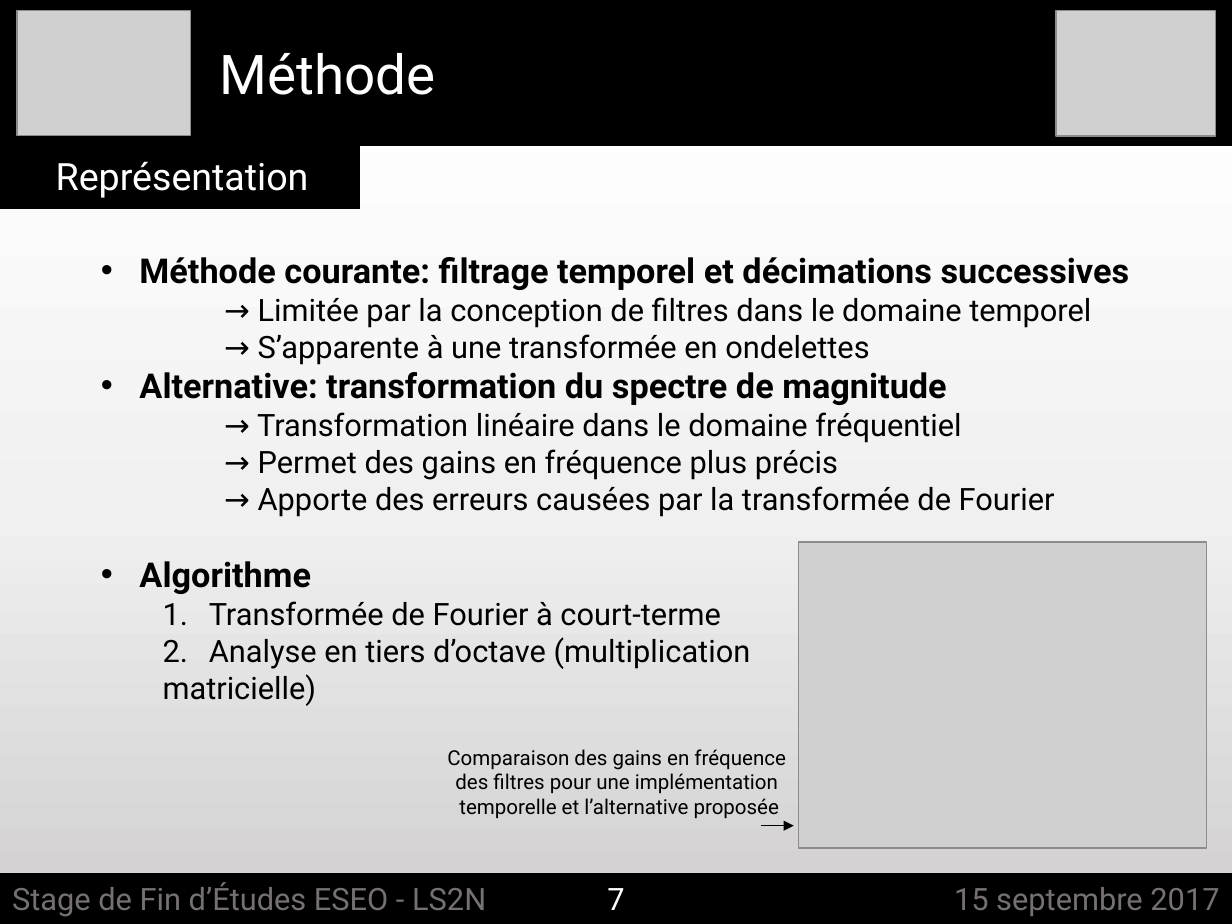
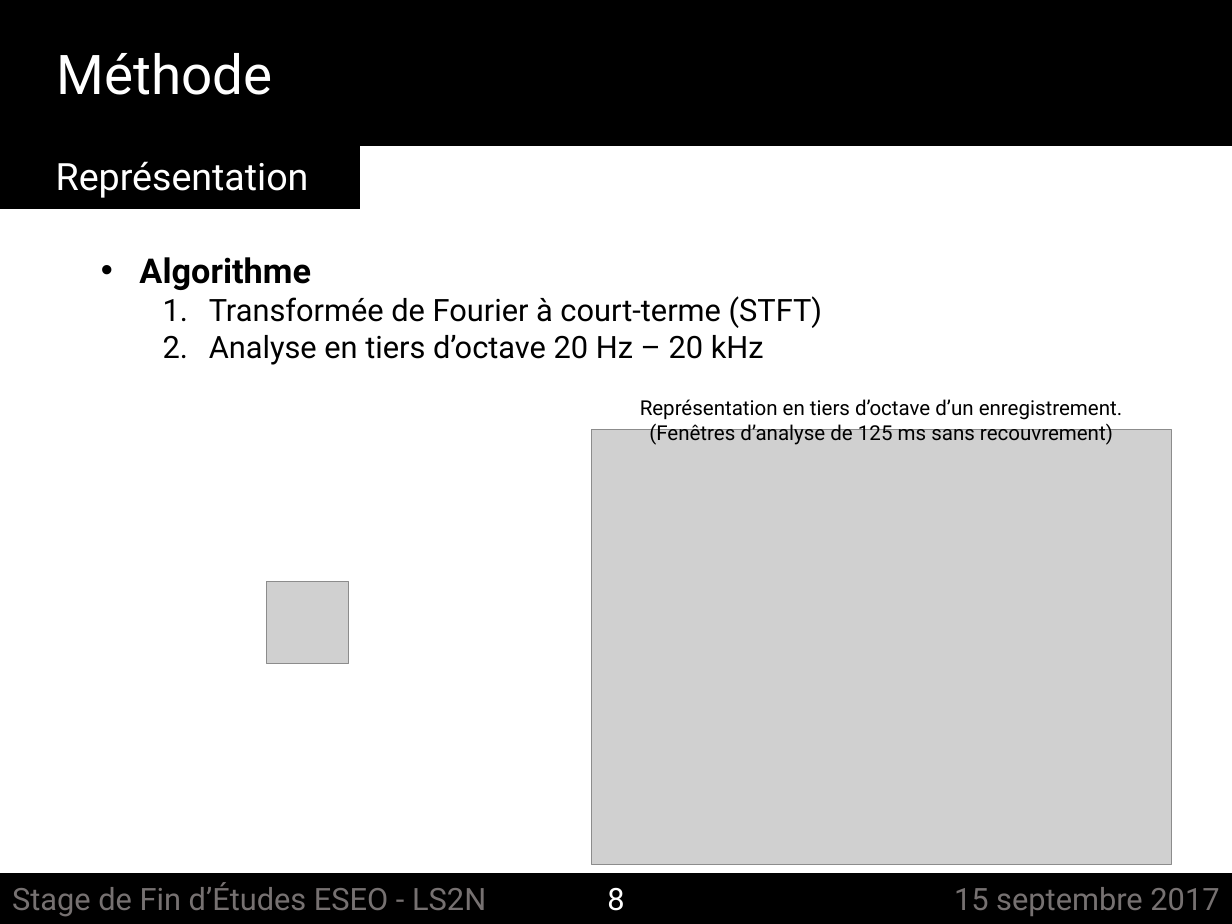
Before and after one commit to felixgontier/int-report, a slide deck: slide 8 of Soutenance_ESEO.pptx (slide 7 before the commit). Drawn at 1232x924 pixels with LibreOffice and Linux fonts; fonts in the diff are those of the drawing; grey boxes stand for pictures. Boxes give left, top, right and bottom in pixels: in the first picture for what was removed or moved away, otherwise in the second. Text is boxed around its words. In the diff, an @@ line names an element or a change of style, - is before the commit and + after.

Commit message:
Presentation update

```diff
--- a/Soutenance_ESEO.pptx
+++ b/Soutenance_ESEO.pptx
@@ background gradient #FFFFFF to #F0F0F0 to #D0CECE to #FFFFFF @@
@@ picture removed at [17,11,191,136] @@
@@ picture removed at [1056,11,1215,137] @@
@@ text "Méthode": place and size @@
-text "Méthode" at [219,53,435,95]
+text "Méthode" at [57,53,273,95]
@@ text at [139,257,1130,517]: paragraphs removed @@
-• Méthode courante: filtrage temporel et décimations successives
-→ Limitée par la conception de filtres dans le domaine temporel
-→ S’apparente à une transformée en ondelettes
-• Alternative: transformation du spectre de magnitude
-→ Transformation linéaire dans le domaine fréquentiel
-→ Permet des gains en fréquence plus précis
-→ Apporte des erreurs causées par la transformée de Fourier
@@ text at [209,296,823,365]: text changed @@
-  1. Transformée de Fourier à court-terme
-  2. Analyse en tiers d’octave (multiplication
-  matricielle)
+  1. Transformée de Fourier à court-terme (STFT)
+  2. Analyse en tiers d’octave 20 Hz – 20 kHz
@@ text added at [640,399,1122,445], 12 pt, text #000000 @@
+Représentation en tiers d’octave d’un enregistrement.
+(Fenêtres d’analyse de 125 ms sans recouvrement)
@@ picture added at [591,429,1172,864] @@
@@ picture removed at [798,542,1206,848] @@
@@ picture added at [266,582,349,664] @@
@@ text removed at [447,749,785,818] @@
-Comparaison des gains en fréquence
-des filtres pour une implémentation
-temporelle et l’alternative proposée
@@ arrow removed from (761, 825) to (793, 825) @@
@@ text at [607,887,624,911]: text changed @@
-7
+8
```
Also in this commit, not shown: 21 other slides changed, 1 slide added, 1 slide removed, 2 other files.
